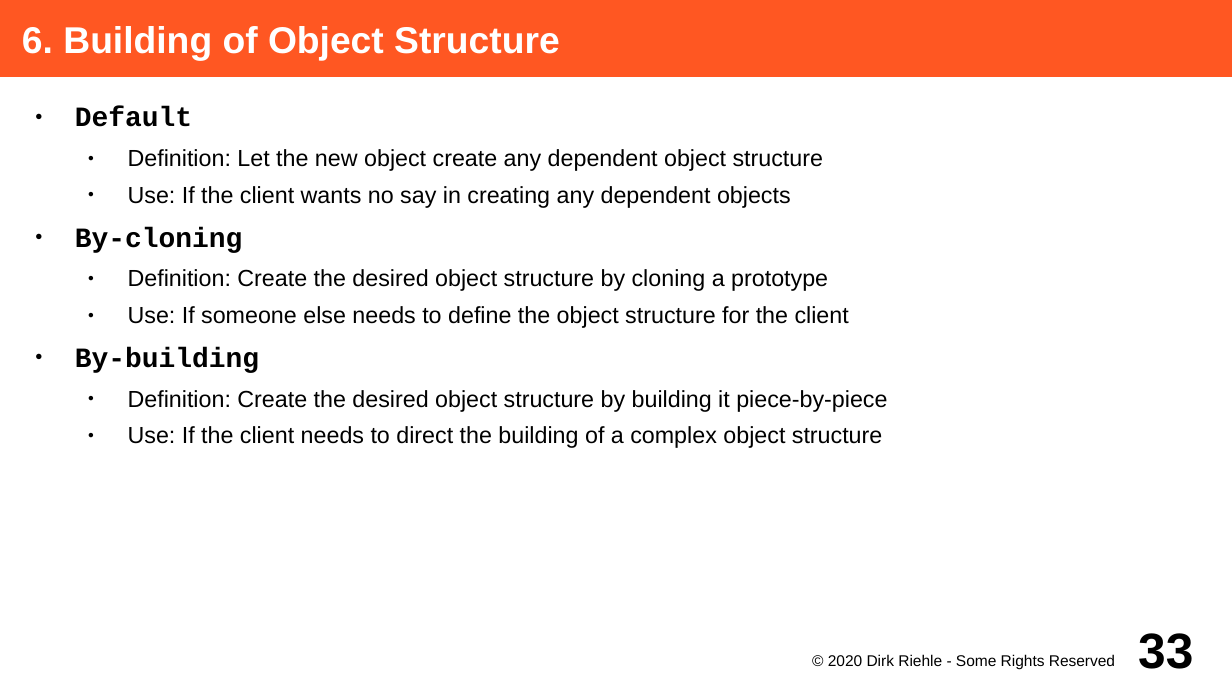
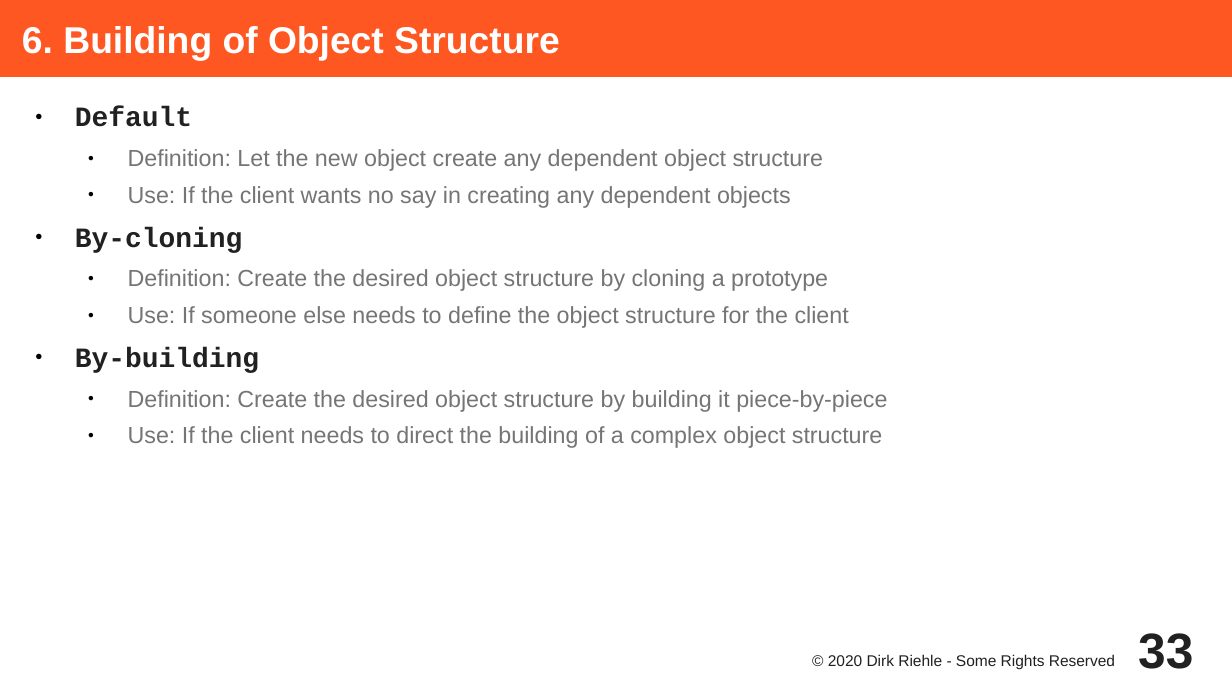
Before and after one commit to dirkriehle/adap-course, a slide deck: slide 33 of Lecture Slides/ADAP C10 - Object Creation.odp. Drawn at 1232x693 pixels with LibreOffice and Linux fonts; fonts in the diff are those of the drawing. Boxes give left, top, right and bottom in pixels: in the first picture for what was removed or moved away, otherwise in the second. Text is boxed around its words. In the diff, an @@ line names an element or a change of style, - is before the commit and + after.

```diff
--- a/Lecture Slides/ADAP C10 - Object Creation.odp
+++ b/Lecture Slides/ADAP C10 - Object Creation.odp
@@ text "Default" at box(75, 107, 887, 448): text colour #000000 to #212121 in "Default", "By-cloning", "By-building"; text colour #000000 to #757575 @@
@@ page number at box(1138, 633, 1193, 669): text colour #000000 to #212121 @@
@@ text "© 2020 Dirk Riehle - ..." at box(828, 654, 1115, 670): text colour #000000 to #212121 @@
```
Also in this commit, not shown: 34 other slides changed, 1 other file.
